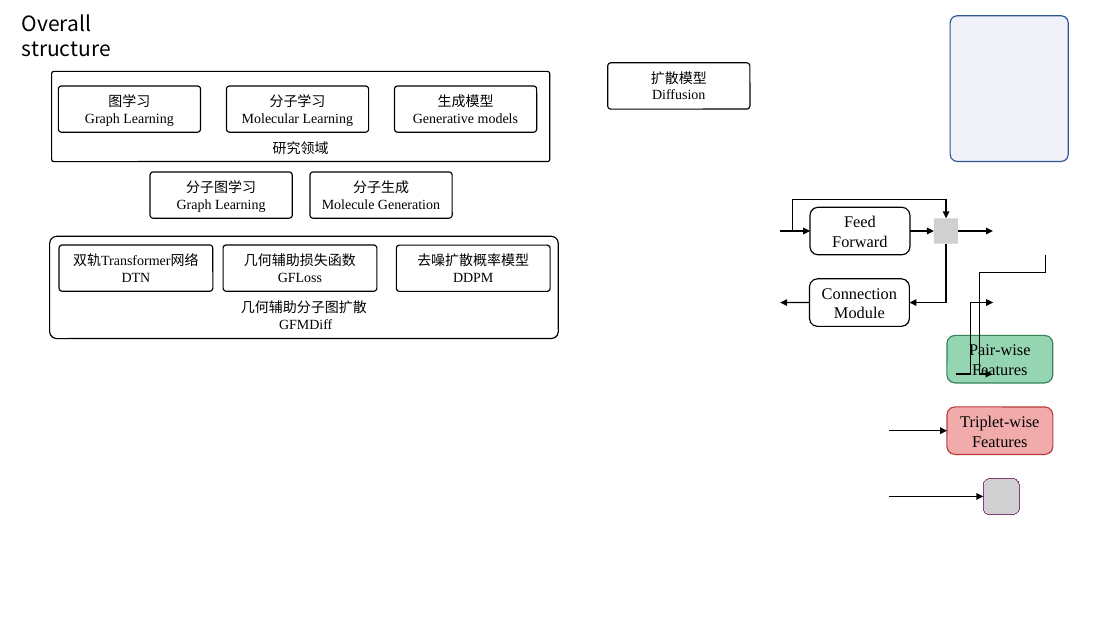
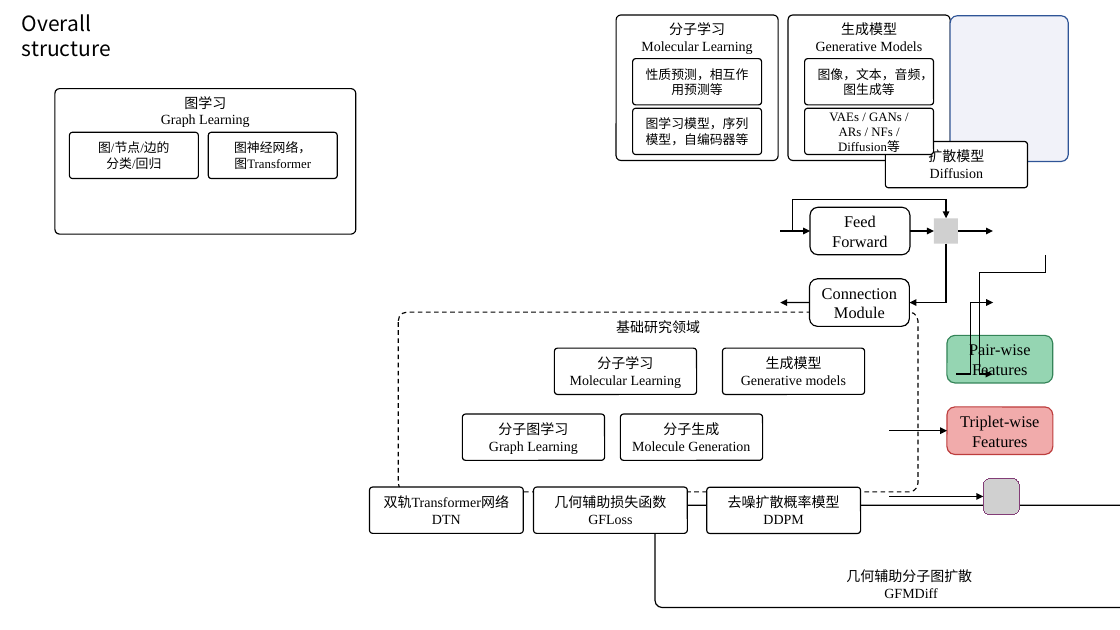
Before and after one commit to LEOXC1571/graduation_project, a slide deck: slide 12 of paper/src_new/figures/figures.pptx (slide 11 before the commit). Drawn at 1120x630 pixels with LibreOffice and Linux fonts; fonts in the diff are those of the drawing; grey boxes stand for pictures. Boxes give left, top, right and bottom in pixels: in the first picture for what was removed or moved away, otherwise in the second. Text is boxed around its words. In the diff, an @@ line names an element or a change of style, - is before the commit and + after.

```diff
--- a/paper/src_new/figures/figures.pptx
+++ b/paper/src_new/figures/figures.pptx
@@ rounded rectangle added at box(617, 15, 779, 160), fill #FFFFFF, outline #000000 1 pt, 12 pt, text #000000 @@
+分子学习
+Molecular Learning
@@ rounded rectangle added at box(788, 15, 950, 160), fill #FFFFFF, outline #000000 1 pt, 12 pt, text #000000 @@
+生成模型
+Generative Models
@@ rounded rectangle added at box(633, 59, 762, 105), fill #FFFFFF, outline #000000 1 pt, 11 pt, text #000000 @@
+性质预测，相互作用预测等
@@ rounded rectangle added at box(805, 59, 934, 105), fill #FFFFFF, outline #000000 1 pt, 11 pt, text #000000 @@
+图像，文本，音频，图生成等
@@ rounded rectangle "图学习": place and size @@
-rounded rectangle "图学习" at box(59, 86, 201, 132)
+rounded rectangle "图学习" at box(55, 89, 355, 234)
@@ rounded rectangle "图学习" at box(55, 89, 355, 234): vertical alignment middle to top; proportions changed @@
@@ rounded rectangle added at box(633, 108, 762, 155), fill #FFFFFF, outline #000000 1 pt, 11 pt, text #000000 @@
+图学习模型，序列模型，自编码器等
@@ rounded rectangle added at box(805, 108, 934, 155), fill #FFFFFF, outline #000000 1 pt, 11 pt, text #000000 @@
+VAEs / GANs / ARs / NFs / Diffusion等
@@ rounded rectangle added at box(70, 132, 199, 178), fill #FFFFFF, outline #000000 1 pt, 11 pt, text #000000 @@
+图/节点/边的
+分类/回归
@@ rounded rectangle added at box(208, 132, 338, 178), fill #FFFFFF, outline #000000 1 pt, 11 pt, text #000000 @@
+图神经网络，
+图Transformer
@@ rounded rectangle "扩散模型": place and size @@
-rounded rectangle "扩散模型" at box(608, 63, 750, 109)
+rounded rectangle "扩散模型" at box(886, 141, 1028, 187)
@@ rounded rectangle "基础研究领域": place and size @@
-rounded rectangle "基础研究领域" at box(51, 71, 549, 161)
+rounded rectangle "基础研究领域" at box(398, 313, 918, 492)
@@ rounded rectangle "基础研究领域" at box(398, 313, 918, 492): vertical alignment bottom to top; outline #000000 1 pt to #000000 1 pt dashed; proportions changed @@
@@ text in rounded rectangle at box(616, 320, 700, 333): text changed @@
-研究领域
+基础研究领域
@@ rounded rectangle "分子学习": place and size @@
-rounded rectangle "分子学习" at box(227, 86, 369, 132)
+rounded rectangle "分子学习" at box(555, 348, 697, 394)
@@ rounded rectangle "生成模型": place and size @@
-rounded rectangle "生成模型" at box(395, 86, 537, 132)
+rounded rectangle "生成模型" at box(723, 348, 865, 394)
@@ rounded rectangle "分子图学习": place and size @@
-rounded rectangle "分子图学习" at box(150, 172, 292, 218)
+rounded rectangle "分子图学习" at box(463, 414, 605, 460)
@@ 4 rounded rectangles: place and size @@
-4 rounded rectangles at box(59, 172, 550, 292)
+4 rounded rectangles at box(370, 414, 860, 534)
@@ rounded rectangle "几何辅助分子图扩散": place and size @@
-rounded rectangle "几何辅助分子图扩散" at box(50, 236, 559, 339)
+rounded rectangle "几何辅助分子图扩散" at box(655, 506, 1120, 608)
```
Also in this commit, not shown: 1 slide added, 13 other files.
